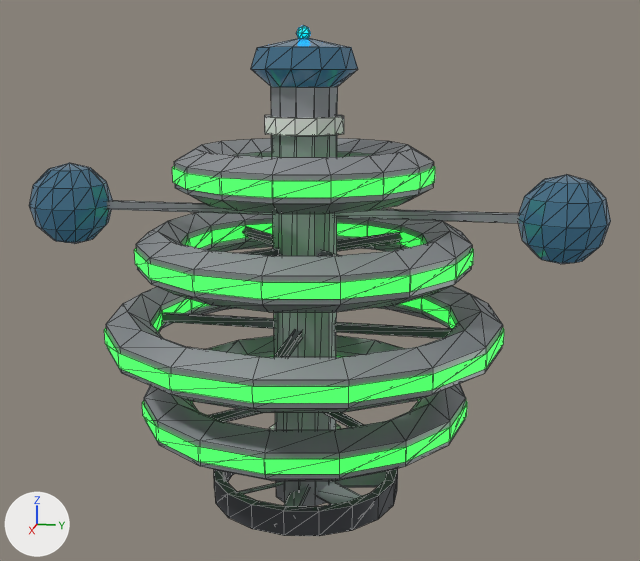
One commit to the glTF model godot/assets/stations/life_support_fab.glb: the scene before it, then after it.
The view is the same before and after, from a 50 mm camera at (2.926, 0.639, 0.733) aimed at (-0.01, 0.052, -0.001). Lighting does not change. The marker at lower left points along +X, +Y and +Z. The older version comes first. Mesh edges are drawn as thin lines. Vertices at exactly the same position are counted once.

Before the edit, the objects in view are built like this:
```python
me_life_support_fab = bpy.data.meshes.new('life_support_fab')
me_life_support_fab.from_pydata(...)  # 1201 vertices, 2094 faces; spans x -0.69..0.69, y -1.0..1.0, z -0.85..0.85
# faces by material slot: [918, 256, 356, 192, 300, 72]
me_life_support_fab.materials.append(mat_hull)  # grey #9ba0a4
me_life_support_fab.materials.append(mat_plant)  # green #3faa50, glowing green #3fed59
me_life_support_fab.materials.append(mat_hulldark)  # dark grey #4d5055
me_life_support_fab.materials.append(mat_accent)  # white #e7e7e5
me_life_support_fab.materials.append(mat_glass)  # dark blue #38596c
me_life_support_fab.materials.append(mat_light)  # blue #0089cb, glowing cyan #00b3ff
ob_life_support_fab = bpy.data.objects.new('life_support_fab', me_life_support_fab)
ob_life_support_fab.location = (0.0, 0.0, 0.0)
```
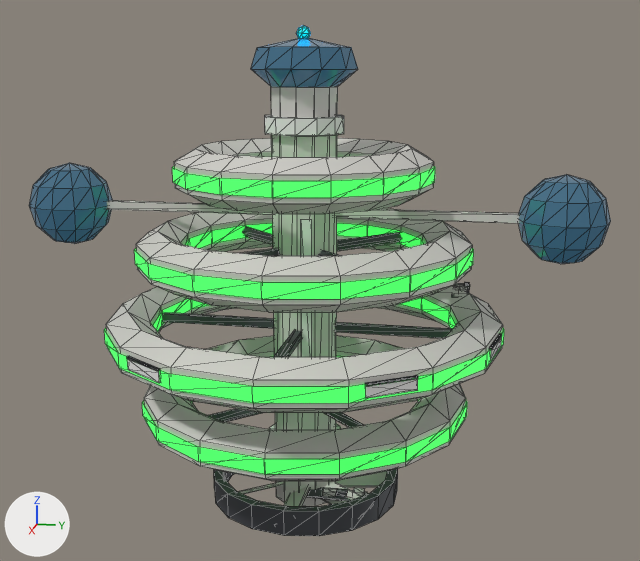
What the commit changed:
Material 'ShipHull' (mat_shiphull) is new.
Its base color is (0.64, 0.63, 0.59) (light grey #d1d0ca).
Its metallic is 0.15.
Its roughness is 0.58.
Material 'ShipPanel' (mat_shippanel) is new.
Its base color is (0.46, 0.46, 0.44) (grey #b5b5b1).
Its metallic is 0.2.
Its roughness is 0.58.
me_life_support_fab is used by ob_life_support_fab; location (0.0, 0.0, 0.0).
me_life_support_fab had 1201 vertices, 2094 faces and spanned x -0.69..0.69, y -1.0..1.0, z -0.85..0.85.
me_life_support_fab now has 1497 vertices, 2538 faces and spans x -0.69..0.69, y -1.0..1.0, z -0.85..0.85.
me_life_support_fab part 1: a new loose piece, a box spanning x 0.079..0.1496, y 0.0372..0.2404, z -0.744..-0.7384, in mat_hulldark (dark grey #4d5055).
me_life_support_fab part 2: a new loose piece, a box spanning x 0.103..0.126, y 0.111..0.173, z -0.738..-0.724, in mat_hulldark (dark grey #4d5055).
me_life_support_fab part 3: a new loose piece, a box spanning x 0.107..0.141, y 0.089..0.137, z -0.738..-0.723, in mat_shippanel (grey #b5b5b1).
me_life_support_fab part 4: a new loose piece, a box spanning x 0.089..0.123, y 0.195..0.232, z -0.738..-0.722, in mat_shippanel (grey #b5b5b1).
me_life_support_fab part 5: a new loose piece, a box spanning x -0.338..-0.281, y 0.519..0.549, z -0.095..-0.077, in mat_shippanel (grey #b5b5b1).
me_life_support_fab part 6: 56 vertices added at x 0.05..0.61, y -0.44..0.68, z -0.38..0.23.
me_life_support_fab part 7: 918 faces spanning x -0.68..0.68, y -0.73..0.73, z -0.8..0.66 switch from mat_hull (grey #9ba0a4) to mat_shiphull (light grey #d1d0ca).
Other edits to the shape of me_life_support_fab do not show in these pictures.
me_life_support_fab gains material mat_shippanel (grey #b5b5b1).

Location of each change, [x1, y1, x2, y2] in pixels of the pictures (640 x 561 px):
part 1 of me_life_support_fab, added: after [307, 488, 367, 501]
part 2 of me_life_support_fab, added: after [336, 488, 348, 496]
part 3 of me_life_support_fab, added: after [322, 487, 337, 497]
part 4 of me_life_support_fab, added: after [353, 488, 365, 496]
part 5 of me_life_support_fab, added: after [459, 286, 468, 292]
part 6 of me_life_support_fab, added: after [127, 219, 502, 398]
part 7 of me_life_support_fab, recoloured (grey to light grey): [106, 86, 520, 506] in both
